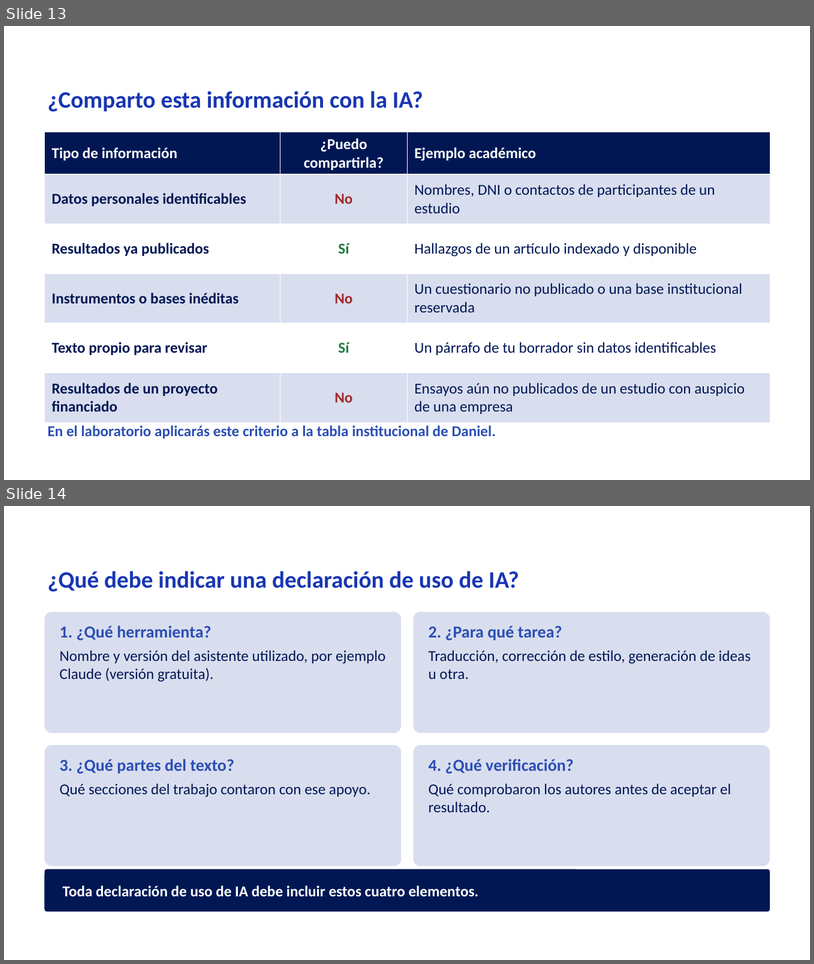
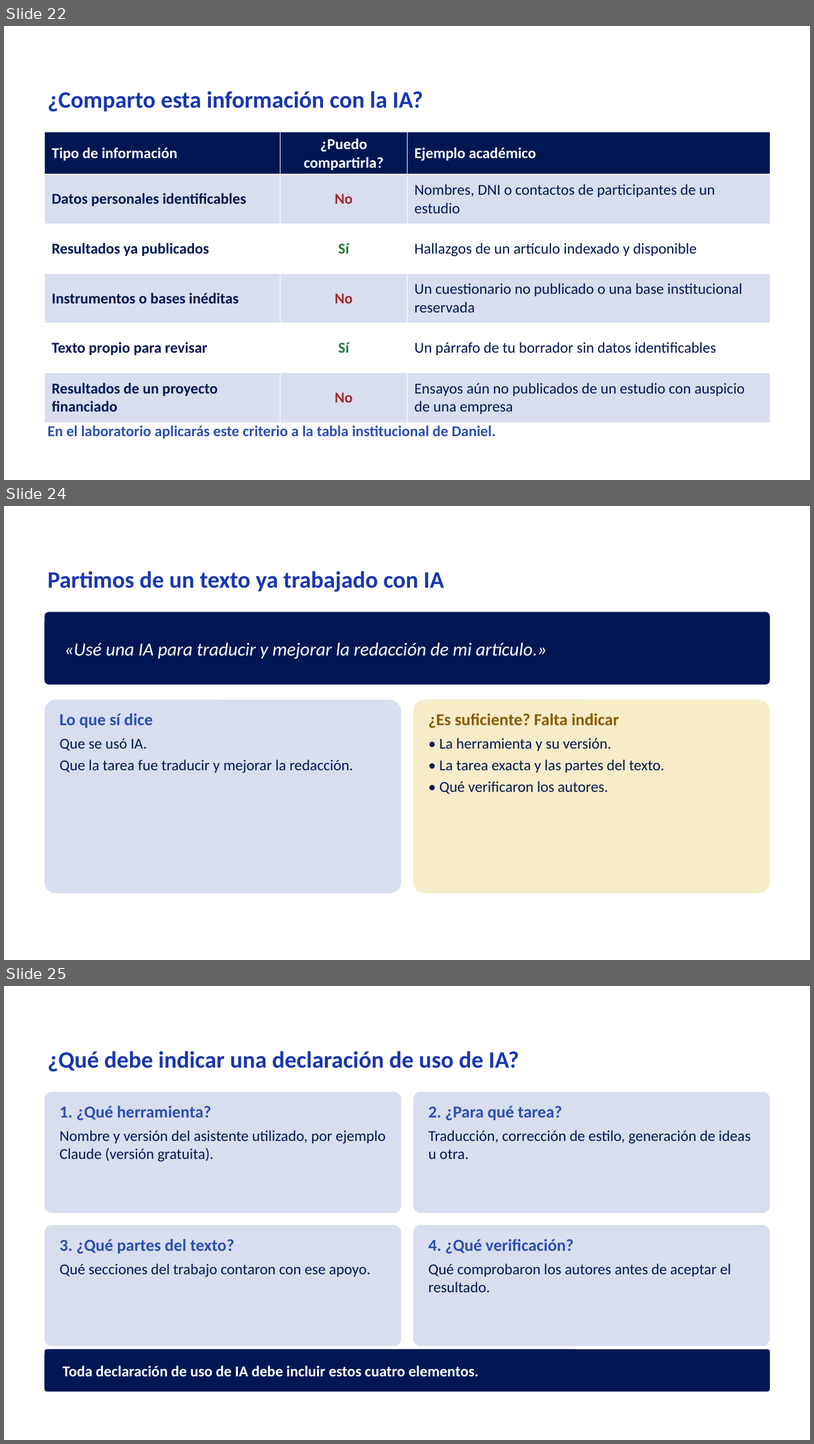
Before and after one commit to Rociosayan/analitica-empresarial-integrada, a slide deck: Sesion_03_mejorada.pptx. Shown one above the other, each under a label of ours: slides 13 and 14 before the commit, slides 22, 24 and 25 after it; the slides between them are not shown. The pictures are 814x964 and 814x1444 pixels, drawn with LibreOffice and Linux fonts; fonts in the diff are those of the drawing; background and template pictures are left out. Boxes give left, top, right and bottom in pixels: in the first picture for what was removed or moved away, otherwise in the second. Text is boxed around its words. In the diff, an @@ line names an element or a change of style, - is before the commit and + after.

```diff
--- a/Sesion_03_mejorada.pptx
+++ b/Sesion_03_mejorada.pptx
@@ slide 24 added at [4, 506, 810, 960], background picture (left out) @@
@@ text added at [48, 571, 444, 592], 28 pt, text #1836B2, bold @@
+Partimos de un texto ya trabajado con IA
@@ rounded rectangle added at [45, 612, 770, 684], fill #011754 @@
@@ text added at [65, 642, 547, 659], 22 pt, text #FFFFFF, italic @@
+«Usé una IA para traducir y mejorar la redacción de mi artículo.»
@@ rounded rectangle added at [45, 700, 401, 893], fill #D9DEEF @@
@@ rounded rectangle added at [414, 700, 770, 893], fill #F6ECC8 @@
@@ text added at [60, 713, 353, 773], 18 pt, text #011754 @@
+Lo que sí dice
+Que se usó IA.
+Que la tarea fue traducir y mejorar la redacción.
@@ text added at [429, 713, 665, 794], 18 pt, text #011754 @@
+¿Es suficiente? Falta indicar
+• La herramienta y su versión.
+• La tarea exacta y las partes del texto.
+• Qué verificaron los autores.
@@ what was slide 13 is now slide 22 @@
@@ what was slide 14 is now slide 25 @@
```
Also in this commit, not shown: 1 slide changed, 12 other slides added, 1 slide removed, 1 other file.
